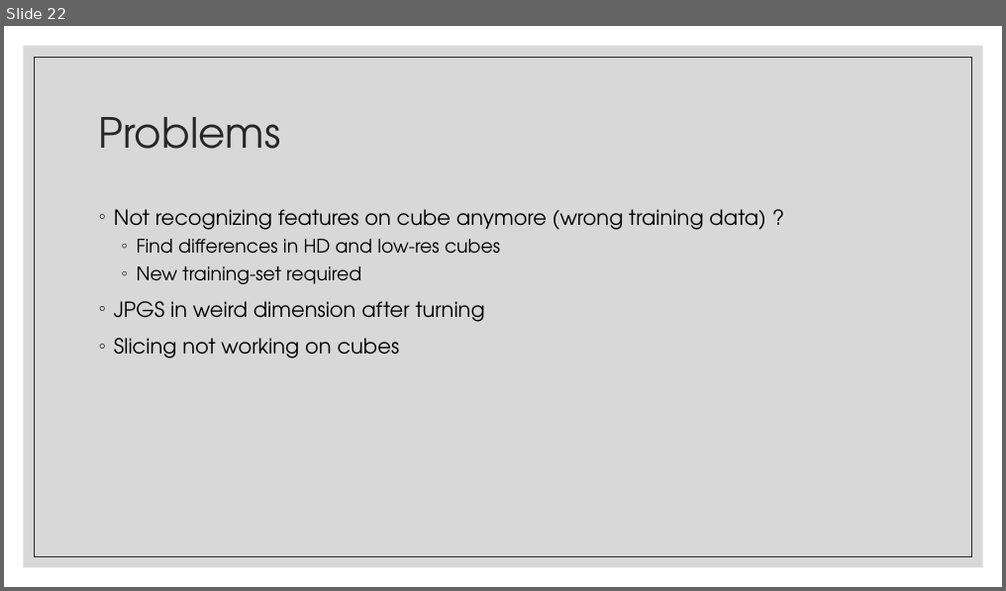
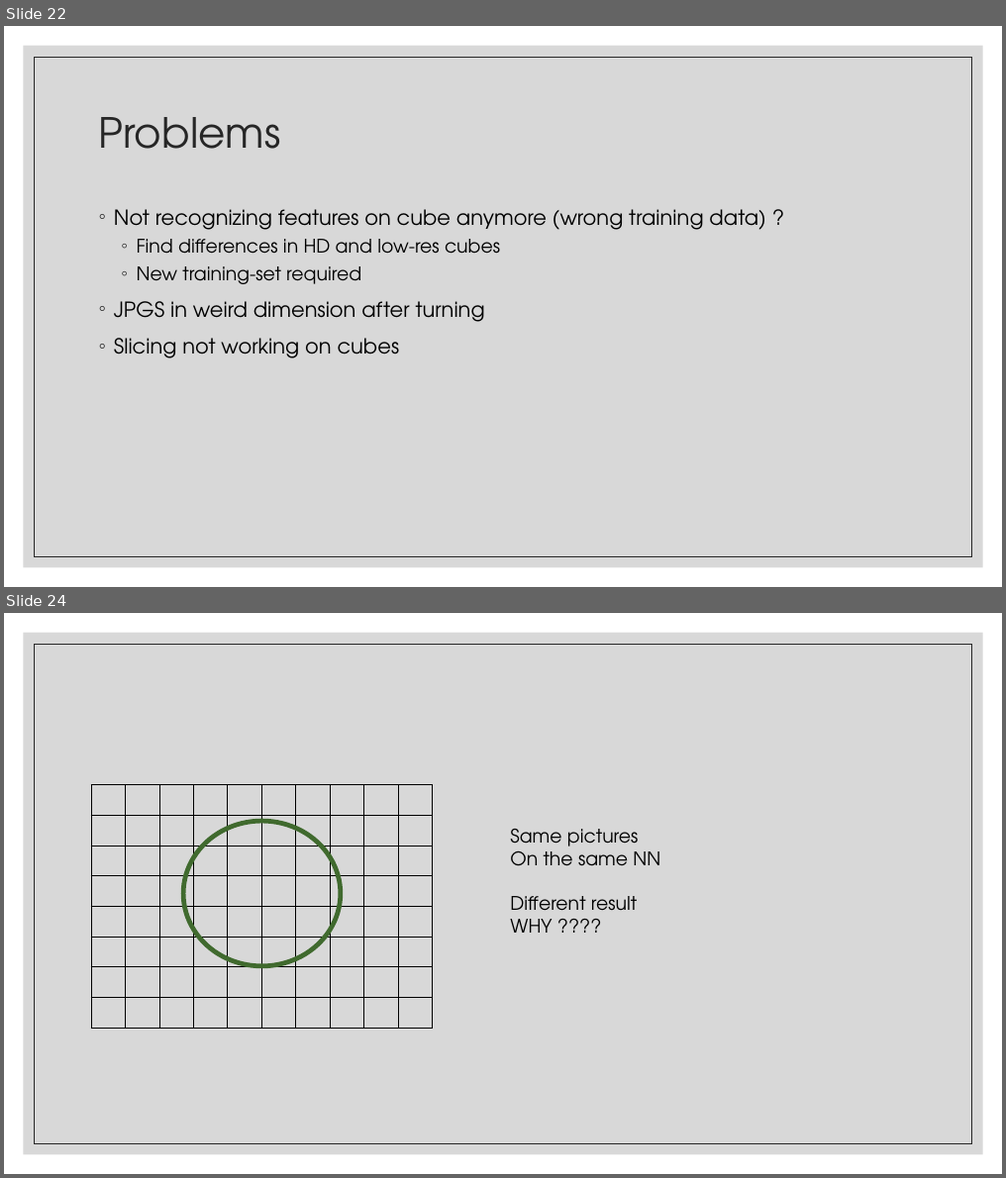
Before and after one commit to JanNalivaika/SSD_EXT, a slide deck: SSD Feature Detection Selling points.pptx. Shown one above the other, each under a label of ours: slide 22 before the commit, slides 22 and 24 after it; the slides between them are not shown. The pictures are 1006x591 and 1006x1178 pixels, drawn with LibreOffice and Linux fonts; fonts in the diff are those of the drawing. Boxes give left, top, right and bottom in pixels: in the first picture for what was removed or moved away, otherwise in the second. Text is boxed around its words. In the diff, an @@ line names an element or a change of style, - is before the commit and + after.

```diff
--- a/SSD Feature Detection Selling points.pptx
+++ b/SSD Feature Detection Selling points.pptx
@@ slide 24 added at bbox=[4, 613, 1002, 1174], background #FFFFFF; not listed: 2 template elements that a slide beside it also shows @@
@@ table added at bbox=[91, 785, 436, 1028], 8 rows, 10 columns @@
+ |  |  |  |  |  |  |  |  | 
+ |  |  |  |  |  |  |  |  | 
+ |  |  |  |  |  |  |  |  | 
+ |  |  |  |  |  |  |  |  | 
+ |  |  |  |  |  |  |  |  | 
+ |  |  |  |  |  |  |  |  | 
+ |  |  |  |  |  |  |  |  | 
+ |  |  |  |  |  |  |  |  | 
@@ ellipse added at bbox=[183, 821, 341, 966], outline #406B2F 4.5 pt @@
@@ text added at bbox=[510, 829, 660, 933], 18 pt, text #000000 @@
+Same pictures
+On the same NN
+Different result
+WHY ????
```
Also in this commit, not shown: 2 other slides added, 5 other files.
